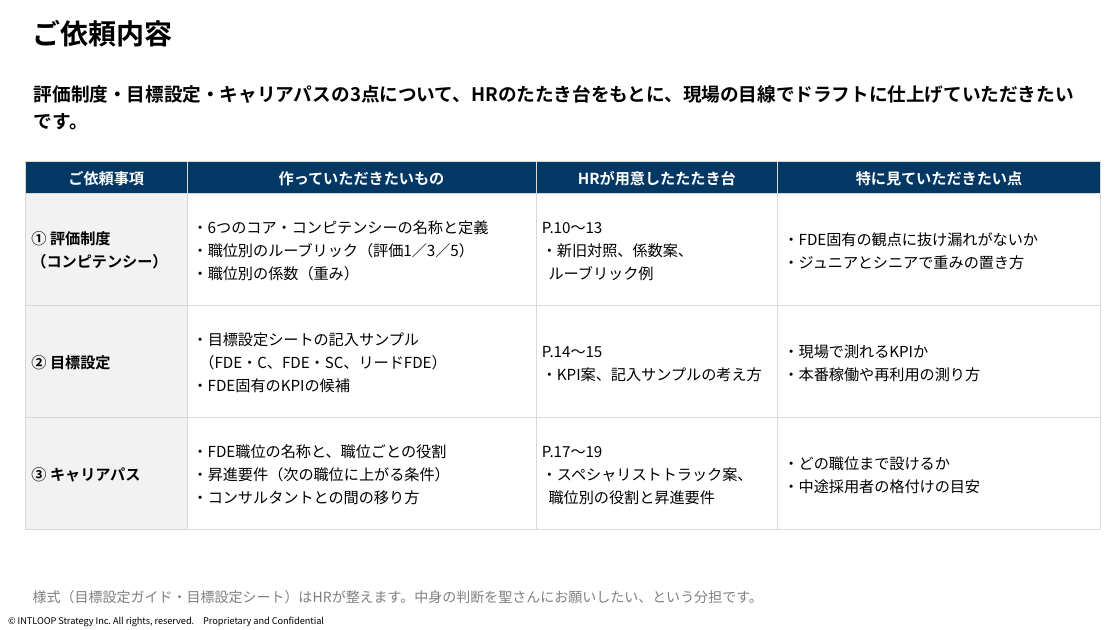
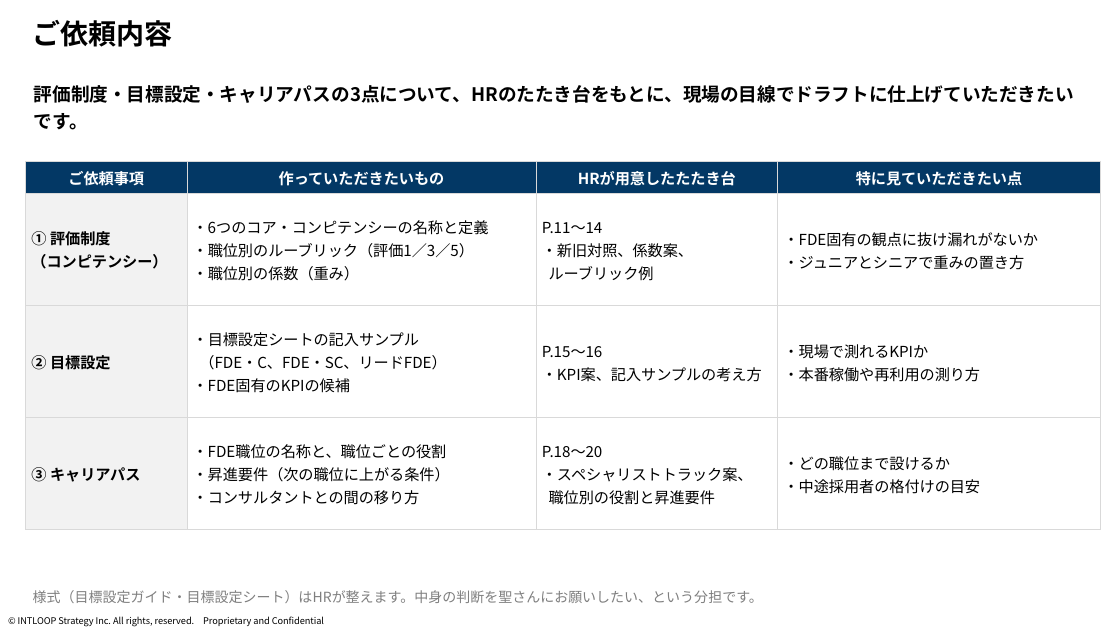
Before and after one commit to mkomko2011/For-AI, a slide deck: slide 4 of FDE評価制度・キャリアパス_ドラフト作成のご依頼_高橋聖さん_20261028.pptx (slide 3 before the commit). Drawn at 1120x630 pixels with LibreOffice and Linux fonts; fonts in the diff are those of the drawing; background and template pictures are left out. Boxes give left, top, right and bottom in pixels: in the first picture for what was removed or moved away, otherwise in the second. Text is boxed around its words. In the diff, an @@ line names an element or a change of style, - is before the commit and + after.

```diff
--- a/FDE評価制度・キャリアパス_ドラフト作成のご依頼_高橋聖さん_20261028.pptx
+++ b/FDE評価制度・キャリアパス_ドラフト作成のご依頼_高橋聖さん_20261028.pptx
@@ table at box(26, 161, 1102, 530) @@
-row 2, column 3: P.10〜13 / ・新旧対照、係数案、 / ルーブリック例
+row 2, column 3: P.11〜14 / ・新旧対照、係数案、 / ルーブリック例
-row 3, column 3: P.14〜15 / ・KPI案、記入サンプルの考え方
+row 3, column 3: P.15〜16 / ・KPI案、記入サンプルの考え方
-row 4, column 3: P.17〜19 / ・スペシャリストトラック案、 / 職位別の役割と昇進要件
+row 4, column 3: P.18〜20 / ・スペシャリストトラック案、 / 職位別の役割と昇進要件
```
Also in this commit, not shown: 5 other slides changed, 1 slide added, 1 other file.
